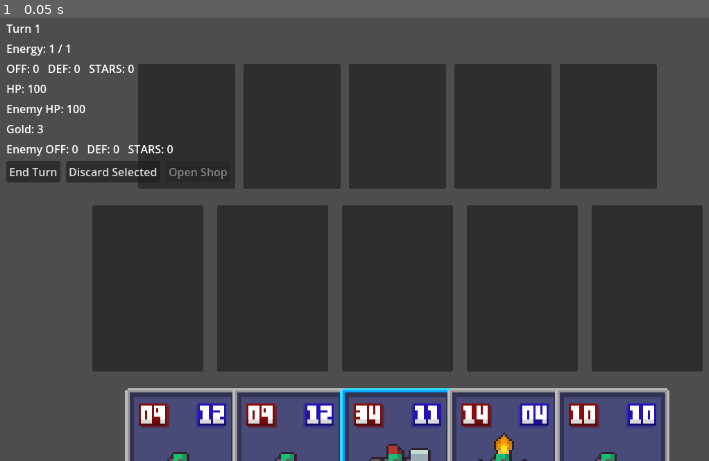
Above: before the commit, frame 1.
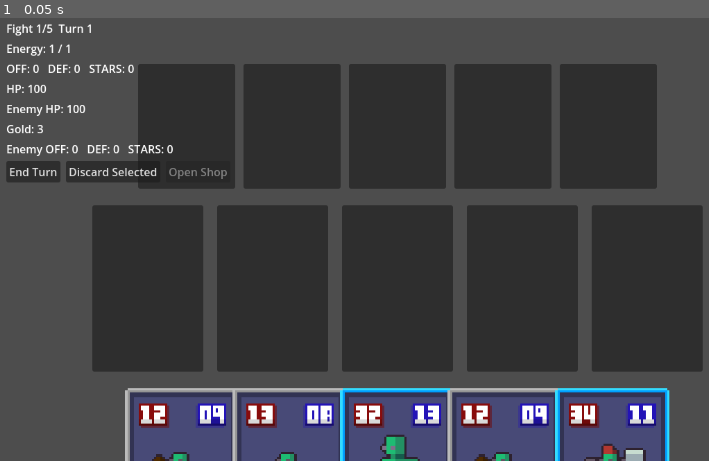
Above: after the commit, the same moment.

Repository: pewdsdamew-tech/goblin-card-game1
Game: Godot game, scene res://scenes/Game.tscn
The game is run twice, just before and just after one commit, with the same random seed, the same clock (stepped at 60 frames per second) and the same inputs.
Inputs:
- Up to frame 1 (0.05 s): no input

The runs differ from the first frame. In frame 1, 1.5% of the frame differs, in the area x 0-95%, y 1-100%.

Commit message:
Add multi-fight runs with between-fight shop deck

Diff:
--- a/scripts/Game.gd
+++ b/scripts/Game.gd
@@ -34,7 +34,6 @@
 var enemy_total_def: int = 0
 var enemy_total_stars: int = 0
 var gold: int = 3
-var purchases_this_turn: int = 0
 var discard_gold_claimed: bool = false
 var shop_open: bool = false
 var shop_minimized: bool = false
@@ -42,6 +41,12 @@
 var shop_pending: bool = false
 var player_hp: int = 100
 var enemy_hp: int = 100
+var current_fight_index: int = 1
+var max_fights: int = 5
+var player_deck: Array[Dictionary] = []
+var player_draw_pile: Array[Dictionary] = []
+var player_discard: Array[Dictionary] = []
+var next_card_id: int = 1
 var enemy_card_pool: Array[Dictionary] = []
 var enemy_deck: Array[Dictionary] = []
 var enemy_hand: Array[Dictionary] = []
@@ -56,41 +61,7 @@
 	_connect_slot_clicks()
 	_connect_buttons()
 	_hide_game_over()
-	_build_enemy_deck()
-	phase = Phase.PLAYER
-	_start_turn()
-	_populate_hand()
-	_update_active_stats()
-	_update_gold_ui()
-	_close_shop_overlay(true)
-
-
-func _populate_hand() -> void:
-	# Clear existing hand cards
-	for child in hand_panel.get_children():
-		child.queue_free()
-
-	# Draw 5 cards
-	for i in range(5):
-		var card_data: Dictionary
-		if card_db.has_method("get_random_card_weighted"):
-			card_data = _with_combat_stats(card_db.get_random_card_weighted())
-		else:
-			card_data = _with_combat_stats(card_db.get_random_card())
-
-		if card_data.is_empty():
-			return
-
-		var card_instance = card_scene.instantiate()
-		hand_panel.add_child(card_instance) # IMPORTANT: add first so @onready vars exist
-
-		# Set visuals/data
-		if card_instance.has_method("set_card_data"):
-			card_instance.set_card_data(card_data)
-
-		# Listen for click-to-select
-		if card_instance.has_signal("clicked"):
-			card_instance.clicked.connect(_on_card_clicked)
+	_start_run()
 
 
 func _on_card_clicked(card) -> void:
@@ -98,7 +69,7 @@
 		_try_buy_card(card)
 		return
 
-	if phase != Phase.PLAYER or shop_open or shop_pending:
+	if phase != Phase.PLAYER and phase != Phase.SHOP:
 		return
 
 	# Toggle off if clicking the same card
@@ -277,6 +248,15 @@
 func _is_in_active_slots(card: Node) -> bool:
 	return _find_slot_for_card(card) != null
 
+
+func _is_enemy_card_node(card: Node) -> bool:
+	var current := card.get_parent()
+	while current:
+		if current.get_parent() == enemy_slots:
+			return true
+		current = current.get_parent()
+	return false
+
 func _update_active_stats() -> void:
 	current_total_off = 0
 	current_total_def = 0
@@ -297,7 +277,7 @@
 	stats_label.text = "OFF: %d   DEF: %d   STARS: %d" % [current_total_off, current_total_def, total_stars]
 
 func _update_energy_ui() -> void:
-	turn_label.text = "Turn %d" % turn_number
+	turn_label.text = "Fight %d/%d  Turn %d" % [current_fight_index, max_fights, turn_number]
 	energy_label.text = "Energy: %d / %d" % [current_energy, max_energy]
 	_update_gold_ui()
 	_update_hp_ui()
@@ -377,13 +357,16 @@
 	await _run_enemy_phase()
 	phase = Phase.COMBAT
 	await _run_combat_phase()
-	_set_controls_enabled(true)
+	_set_controls_enabled(phase == Phase.PLAYER)
 
 
 func _on_discard_pressed() -> void:
+	if selected_card == null:
+		return
+	if phase == Phase.SHOP and shop_pending:
+		_sell_selected_card()
+		return
 	if phase != Phase.PLAYER:
-		return
-	if selected_card == null:
 		return
 
 	if _is_in_shop_offer(selected_card):
@@ -393,12 +376,16 @@
 		var parent := selected_card.get_parent()
 		if parent:
 			parent.remove_child(selected_card)
+		if "card_data" in selected_card:
+			_send_card_data_to_discard(selected_card.card_data)
 		selected_card.queue_free()
 		selected_card = null
 		_update_active_stats()
 		return
 
 	if selected_card.get_parent() == hand_panel:
+		if "card_data" in selected_card:
+			_send_card_data_to_discard(selected_card.card_data)
 		selected_card.queue_free()
 		selected_card = null
 		if not discard_gold_claimed:
@@ -408,28 +395,69 @@
 		_update_active_stats()
 
 
-func _start_turn() -> void:
+func _sell_selected_card() -> void:
+	if selected_card == null:
+		return
+	if selected_card.get_parent() != hand_panel:
+		return
+	if _is_in_shop_offer(selected_card):
+		return
+	var data: Dictionary = selected_card.card_data if "card_data" in selected_card else {}
+	var stars: int = int(data.get("stars", 1))
+	var value: int = max(0, _price_for_stars(stars) - 1)
+	gold += value
+	var card_id := int(data.get("id", -1))
+	_remove_card_from_collections(card_id)
+	selected_card.queue_free()
+	selected_card = null
+	_update_gold_ui()
+	_update_shop_buttons()
+	_update_active_stats()
+
+
+func _send_card_data_to_discard(data: Dictionary) -> void:
+	if data.is_empty():
+		return
+	var copy: Dictionary = data.duplicate(true)
+	copy["hp"] = int(copy.get("hp_max", copy.get("def", 1)))
+	player_discard.append(copy)
+
+
+func _discard_board_and_hand() -> void:
+	for slot in active_slots.get_children():
+		if not (slot is Control):
+			continue
+		var content: Node = slot.get_node_or_null("Content")
+		if content and content.get_child_count() > 0:
+			var card := content.get_child(0)
+			if card is Node and ("card_data" in card):
+				_send_card_data_to_discard(card.card_data)
+			card.queue_free()
+	for child in hand_panel.get_children():
+		if child is Node and ("card_data" in child):
+			_send_card_data_to_discard(child.card_data)
+		child.queue_free()
+	selected_card = null
+	_update_active_stats()
+
+
+func _start_player_turn(is_new_fight: bool) -> void:
 	_close_shop_overlay(false)
 	shop_pending = false
-	purchases_this_turn = 0
+	shop_open = false
 	discard_gold_claimed = false
-	if turn_number == 1:
-		player_hp = 100
-		enemy_hp = 100
-	if turn_number == 1:
+	if turn_number == 1 and current_fight_index == 1 and is_new_fight:
 		gold = 3
 	else:
 		var income_bonus: int = int(gold / 5.0)
 		gold = gold + 2 + income_bonus
 	_reset_energy_for_turn()
-	_enemy_prepare_turn()
-	if not shop_locked:
-		_generate_shop_offer(true)
 	_update_active_stats()
 	_update_enemy_stats()
 	_update_hp_ui()
 	_update_gold_ui()
 	_update_shop_buttons()
+	_update_shop_toggle_label()
 	phase = Phase.PLAYER
 	_set_controls_enabled(true)
 
@@ -479,13 +507,48 @@
 func _reset_game() -> void:
 	_hide_game_over()
 	selected_card = null
-	_clear_all_cards()
+	_start_run()
+
+
+func _start_run() -> void:
+	current_fight_index = 1
 	turn_number = 1
-	_build_enemy_deck()
-	_start_turn()
-	_populate_hand()
-	_update_active_stats()
+	player_hp = 100
+	enemy_hp = 100
+	gold = 3
+	shop_pending = false
+	shop_open = false
+	shop_locked = false
+	shop_minimized = false
 	_close_shop_overlay(true)
+	_build_player_deck()
+	_prepare_fight()
+
+
+func _build_player_deck() -> void:
+	player_deck.clear()
+	player_draw_pile.clear()
+	player_discard.clear()
+	next_card_id = 1
+	if card_db and card_db.has_method("get_random_card_weighted"):
+		for i in range(10):
+			var data := _normalize_card_for_deck(card_db.get_random_card_weighted())
+			player_deck.append(data)
+	elif card_db:
+		for i in range(10):
+			var data2 := _normalize_card_for_deck(card_db.get_random_card())
+			player_deck.append(data2)
+
+
+func _normalize_card_for_deck(data: Dictionary) -> Dictionary:
+	var d := _with_combat_stats(data)
+	if not d.has("id"):
+		d["id"] = next_card_id
+		next_card_id += 1
+	else:
+		next_card_id = max(next_card_id, int(d["id"]) + 1)
+	d["hp"] = int(d.get("hp_max", d.get("def", 1)))
+	return d
 
 
 func _clear_all_cards() -> void:
@@ -510,6 +573,103 @@
 	_clear_shop_offer()
 
 
+func _clear_enemy_board() -> void:
+	for slot in enemy_slots.get_children():
+		if not (slot is Control):
+			continue
+		var content: Node = slot.get_node_or_null("Content")
+		if content:
+			for child in content.get_children():
+				child.queue_free()
+	enemy_hand.clear()
+	enemy_deck.clear()
+
+
+func _prepare_fight() -> void:
+	_clear_all_cards()
+	_build_enemy_deck()
+	enemy_hp = 100
+	turn_number = 1
+	selected_card = null
+	shop_pending = false
+	shop_open = false
+	shop_minimized = false
+	shop_locked = false
+	_close_shop_overlay(true)
+	_refresh_draw_pile_for_fight()
+	_draw_starting_hand()
+	_update_active_stats()
+	_update_enemy_stats()
+	_update_hp_ui()
+	phase = Phase.PLAYER
+	_start_player_turn(true)
+
+
+func _refresh_draw_pile_for_fight() -> void:
+	player_draw_pile.clear()
+	player_discard.clear()
+	for card_data in player_deck:
+		if not (card_data is Dictionary):
+			continue
+		var copy: Dictionary = card_data.duplicate(true)
+		copy["hp"] = int(copy.get("hp_max", copy.get("def", 1)))
+		player_draw_pile.append(copy)
+	player_draw_pile.shuffle()
+
+
+func _draw_starting_hand() -> void:
+	for child in hand_panel.get_children():
+		child.queue_free()
+	_draw_cards_to_hand(5)
+
+
+func _draw_cards_to_hand(count: int) -> void:
+	for i in range(count):
+		if player_draw_pile.is_empty():
+			return
+		var card_data: Dictionary = player_draw_pile.pop_back()
+		_spawn_card_to_hand(card_data)
+
+
+func _spawn_card_to_hand(card_data: Dictionary) -> void:
+	if card_data.is_empty():
+		return
+	var card_instance = card_scene.instantiate()
+	hand_panel.add_child(card_instance) # add first so @onready vars exist
+	if card_instance.has_method("set_card_data"):
+		card_instance.set_card_data(card_data)
+	if card_instance.has_signal("clicked"):
+		card_instance.clicked.connect(_on_card_clicked)
+
+
+func _populate_shop_hand_snapshot() -> void:
+	for child in hand_panel.get_children():
+		child.queue_free()
+	var limit: int = player_deck.size()
+	for i in range(limit):
+		var deck_card: Dictionary = player_deck[i]
+		if not (deck_card is Dictionary):
+			continue
+		var copy: Dictionary = deck_card.duplicate(true)
+		copy["hp"] = int(copy.get("hp_max", copy.get("def", 1)))
+		var card_instance = card_scene.instantiate()
+		hand_panel.add_child(card_instance)
+		if card_instance.has_method("set_card_data"):
+			card_instance.set_card_data(copy)
+		if card_instance.has_signal("clicked"):
+			card_instance.clicked.connect(_on_card_clicked)
+
+
+func _remove_card_from_collections(card_id: int) -> void:
+	if card_id < 0:
+		return
+	for arr in [player_deck, player_draw_pile, player_discard]:
+		for i in range(arr.size()):
+			if int(arr[i].get("id", -1)) == card_id:
+				arr.remove_at(i)
+				break
+
+
 func _with_combat_stats(data: Dictionary) -> Dictionary:
 	var d := data.duplicate(true)
 	var atk := int(d.get("off", 0))
@@ -563,16 +723,21 @@
 func _open_shop_overlay() -> void:
 	if not shop_pending:
 		return
+	phase = Phase.SHOP
 	shop_open = true
 	shop_minimized = false
 	_set_controls_enabled(false)
+	if discard_button:
+		discard_button.disabled = false
+	_populate_shop_hand_snapshot()
 	# Respect lock: only clear when unlocked and empty
 	if not shop_locked and shop_offer_container.get_child_count() == 0:
 		_clear_shop_offer()
 	shop_overlay.visible = true
 	shop_overlay.mouse_filter = Control.MOUSE_FILTER_IGNORE
 	if shop_instruction_label:
-		shop_instruction_label.text = "Select one card (cost shown below)"
+		var next_fight := min(current_fight_index + 1, max_fights)
+		shop_instruction_label.text = "Between fights (next: %d/%d) — buy adds to deck, sell from hand for value-1" % [next_fight, max_fights]
 	if shop_offer_container.get_child_count() == 0:
 		_generate_shop_offer()
 	_update_gold_ui()
@@ -630,9 +795,7 @@
 func _on_shop_skip_pressed() -> void:
 	if not shop_pending:
 		return
-	_close_shop_overlay(true)
-	phase = Phase.PLAYER
-	_start_turn()
+	_advance_to_next_fight()
 
 
 func _on_shop_toggle_pressed() -> void:
@@ -656,11 +819,7 @@
 func _try_buy_card(card: Node) -> void:
 	if not shop_pending:
 		return
-	if purchases_this_turn >= 1:
-		return
 	if card == null or not _is_in_shop_offer(card):
-		return
-	if hand_panel.get_child_count() >= 5:
 		return
 	var price: int = _price_for_stars(int(card.card_data.get("stars", 1)) if "card_data" in card else 1)
 	if price > gold:
@@ -668,26 +827,28 @@
 		return
 
 	gold -= price
-	purchases_this_turn += 1
 	var parent := card.get_parent()
 	if parent:
 		parent.remove_child(card)
-	hand_panel.add_child(card)
-	_reset_card_transform(card)
+	var data: Dictionary = card.card_data if "card_data" in card else {}
+	if not data.is_empty():
+		player_deck.append(_normalize_card_for_deck(data))
 	_update_gold_ui()
-	_update_active_stats()
-	_close_shop_overlay(true)
-	shop_locked = false
-	phase = Phase.PLAYER
-	_start_turn()
+	_update_shop_buttons()
+	_populate_shop_hand_snapshot()
+	card.queue_free()
 
 
 func _on_shop_lock_pressed() -> void:
+	if not shop_pending:
+		return
 	shop_locked = not shop_locked
 	_update_shop_buttons()
 
 
 func _on_shop_reroll_pressed() -> void:
+	if not shop_pending:
+		return
 	if gold < 1:
 		return
 	shop_locked = false
@@ -714,6 +875,36 @@
 		var can_reroll := gold >= 1
 		shop_reroll_button.disabled = not can_reroll
 		shop_reroll_button.text = "Reroll (-1 gold)"
+
+
+func _advance_to_next_fight() -> void:
+	_close_shop_overlay(true)
+	shop_pending = false
+	shop_open = false
+	shop_locked = false
+	shop_minimized = false
+	if current_fight_index >= max_fights:
+		phase = Phase.GAME_OVER
+		shop_pending = false
+		_show_game_over(true)
+		return
+	current_fight_index += 1
+	_prepare_fight()
+
+
+func _end_fight_victory() -> void:
+	_discard_board_and_hand()
+	_clear_enemy_board()
+	_update_active_stats()
+	_update_enemy_stats()
+	if current_fight_index >= max_fights:
+		phase = Phase.GAME_OVER
+		shop_pending = false
+		_show_game_over(true)
+		return
+	shop_pending = true
+	phase = Phase.SHOP
+	_open_shop_overlay()
 
 
 func _get_board_star_total() -> int:
@@ -739,11 +930,16 @@
 
 func _set_controls_enabled(enabled: bool) -> void:
 	if end_turn_button:
-		end_turn_button.disabled = not enabled
+		end_turn_button.disabled = not enabled or phase != Phase.PLAYER
 	if discard_button:
-		discard_button.disabled = not enabled
+		if phase == Phase.SHOP:
+			discard_button.disabled = false
+			discard_button.text = "Sell Selected"
+		else:
+			discard_button.disabled = not enabled
+			discard_button.text = "Discard Selected"
 	if shop_toggle_button:
-		shop_toggle_button.disabled = not enabled or not shop_pending
+		shop_toggle_button.disabled = not shop_pending
 
 
 func _get_lane_card(container: HBoxContainer, index: int) -> Node:
@@ -769,6 +965,8 @@
 	if card.has_method("update_hp"):
 		card.update_hp(current_hp)
 	if current_hp <= 0:
+		if not _is_enemy_card_node(card):
+			_send_card_data_to_discard(card.card_data)
 		card.queue_free()
 
 
@@ -839,18 +1037,18 @@
 	_update_hp_ui()
 
 	if player_hp <= 0:
+		_discard_board_and_hand()
+		_clear_enemy_board()
 		phase = Phase.GAME_OVER
 		_show_game_over(false)
 		return
 	if enemy_hp <= 0:
-		phase = Phase.GAME_OVER
-		_show_game_over(true)
+		_end_fight_victory()
 		return
 
 	turn_number += 1
-	shop_pending = true
-	phase = Phase.SHOP
-	_open_shop_overlay()
+	phase = Phase.PLAYER
+	_start_player_turn(false)
 
 
 func _resolve_combat_lane(index: int) -> void:
